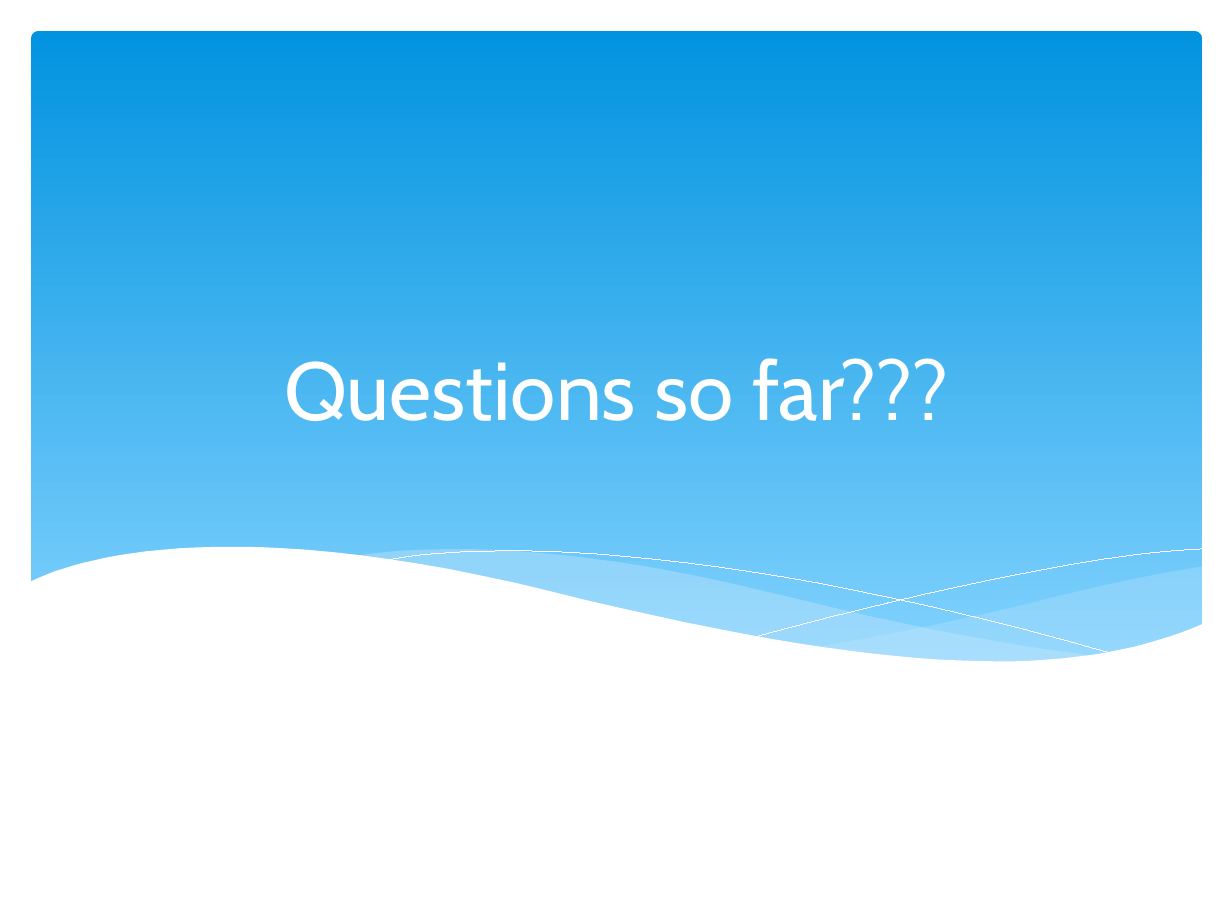
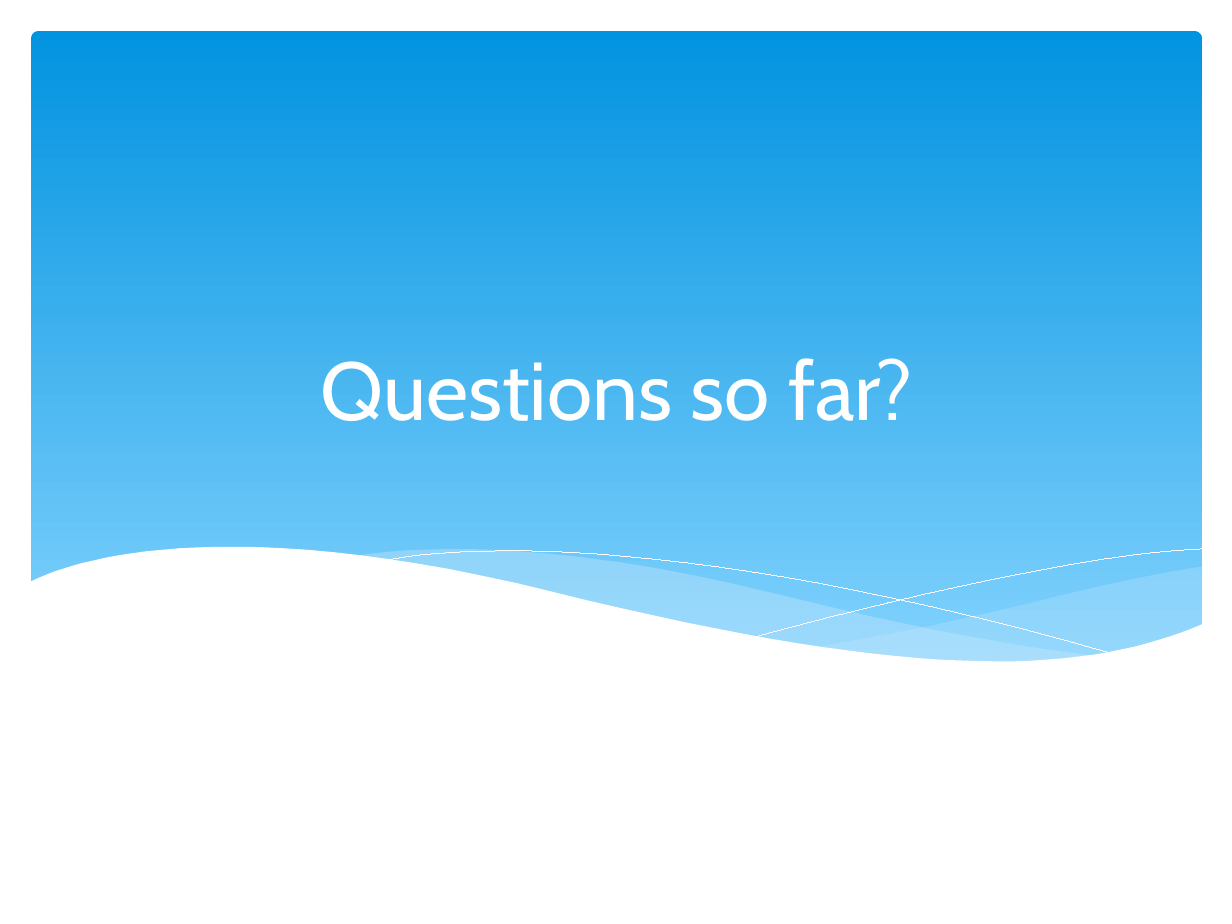
Before and after one commit to npm27/Teaching-Materials, a slide deck: slide 8 of Developmental Fall 24/Slides/0 First Day Info.pptx. Drawn at 1232x924 pixels with LibreOffice and Linux fonts; fonts in the diff are those of the drawing. Boxes give left, top, right and bottom in pixels: in the first picture for what was removed or moved away, otherwise in the second. Text is boxed around its words. In the diff, an @@ line names an element or a change of style, - is before the commit and + after.

```diff
--- a/Developmental Fall 24/Slides/0 First Day Info.pptx
+++ b/Developmental Fall 24/Slides/0 First Day Info.pptx
@@ title at bbox=[320, 358, 912, 421]: text changed @@
-Questions so far???
+Questions so far?
```
Also in this commit, not shown: 2 other slides changed, 8 other files.
